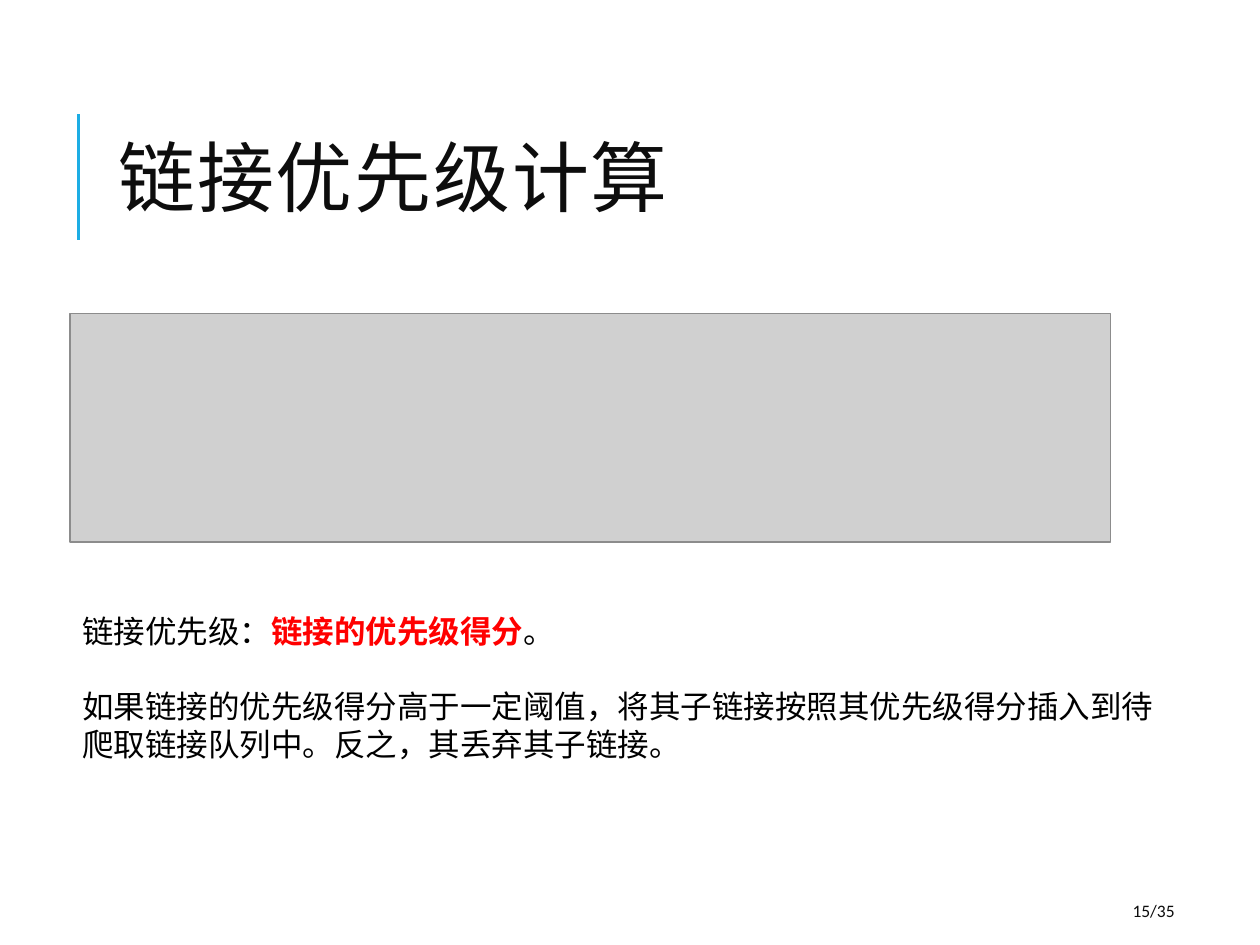
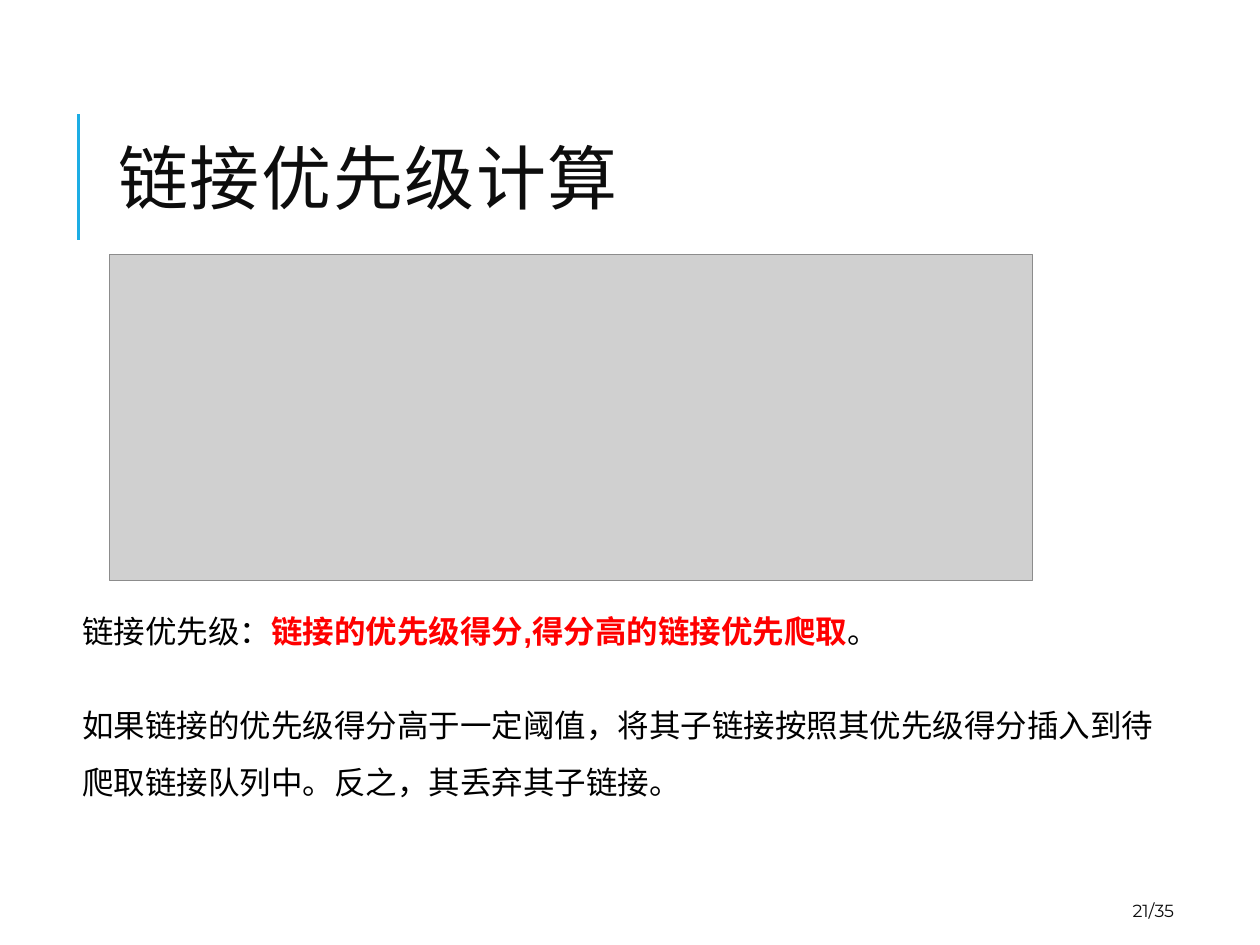
Before and after one commit to winniehajing/paper, a slide deck: slide 21 of 2012223040119-Defense-20150515-goahead.pptx (slide 15 before the commit). Drawn at 1260x945 pixels with LibreOffice and Linux fonts; fonts in the diff are those of the drawing; grey boxes stand for pictures. Boxes give left, top, right and bottom in pixels: in the first picture for what was removed or moved away, otherwise in the second. Text is boxed around its words. In the diff, an @@ line names an element or a change of style, - is before the commit and + after.

```diff
--- a/2012223040119-Defense-20150515-goahead.pptx
+++ b/2012223040119-Defense-20150515-goahead.pptx
@@ title "链接优先级计算" at [118, 145, 617, 210]: size 44 to 40 pt, font Calibri to Montserrat @@
@@ picture: place and size @@
-picture at [69, 314, 1110, 542]
+picture at [110, 255, 1032, 581]
@@ text at [82, 616, 878, 648]: text changed; font Calibri to Arial @@
-链接优先级：链接的优先级得分。
+链接优先级：链接的优先级得分,得分高的链接优先爬取。
@@ text at [82, 710, 1153, 797]: font Calibri to Arial in "如果链接的优先级得分高于一定阈值，将其子链接按照其优先级得分插入到待爬取链接队列中。反之，其丢弃其子链接。"; line spacing 1 to 1.5 @@
@@ page number at [1133, 902, 1175, 919]: text changed; font Calibri to Montserrat @@
-15/35
+21/35
```
Also in this commit, not shown: 27 other slides changed, 13 slides added, 3 slides removed, 2 other files.
